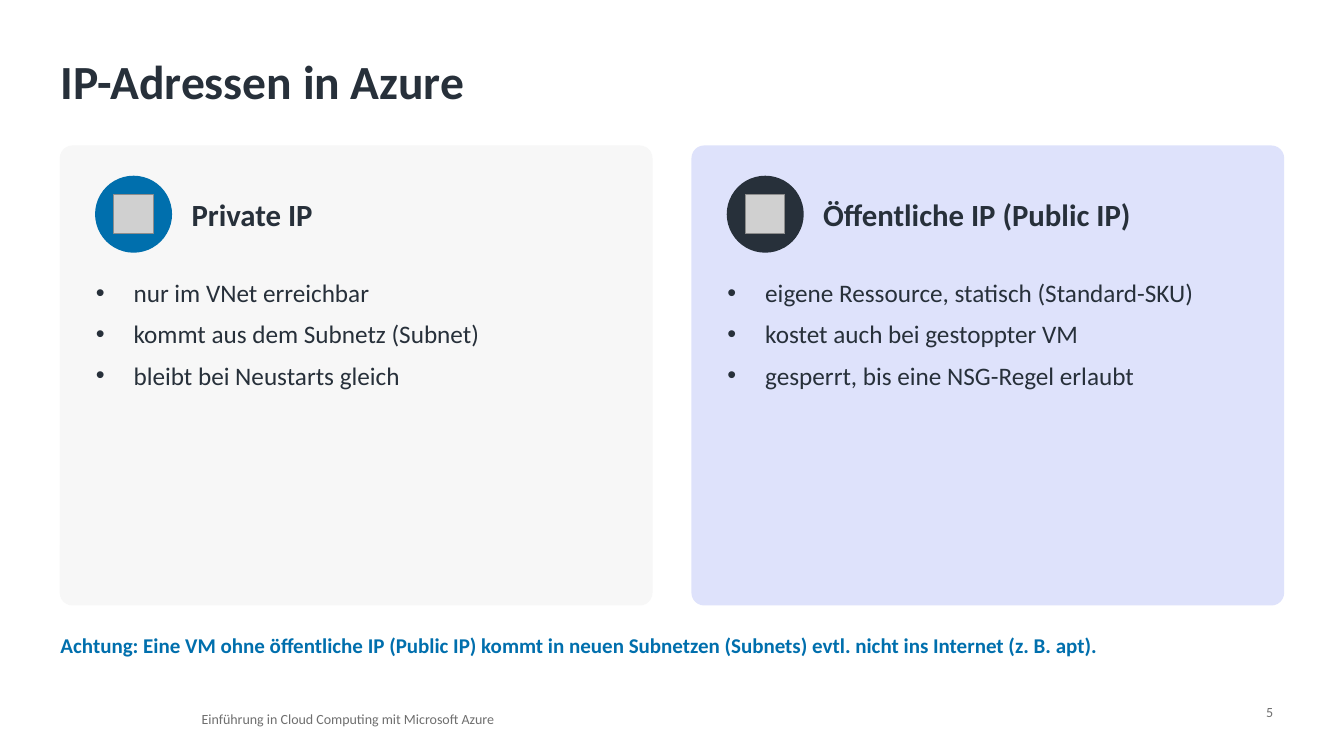
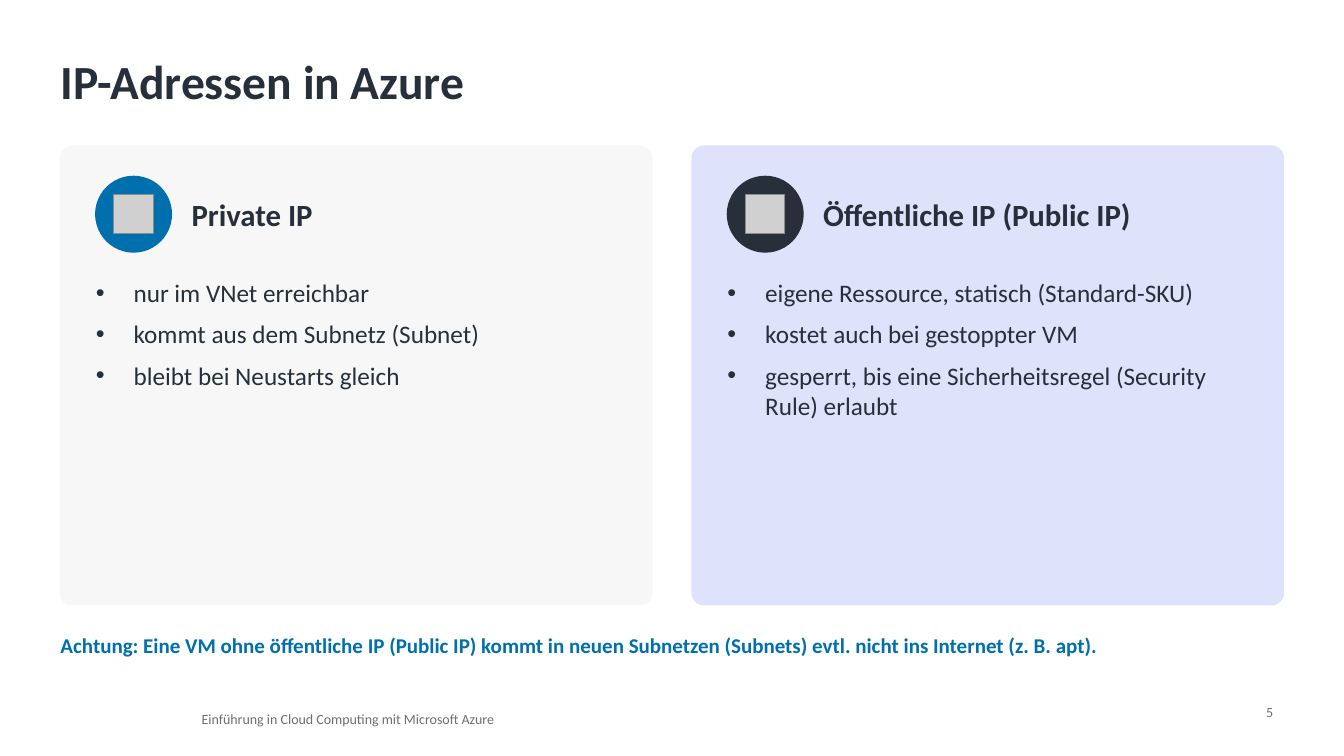
Before and after one commit to pat-teacher/azure-basics-training, a slide deck: slide 5 of praesentationen/input-06-azure-networking.pptx. Drawn at 1344x756 pixels with LibreOffice and Linux fonts; fonts in the diff are those of the drawing; grey boxes stand for pictures; background and template pictures are left out. Boxes give left, top, right and bottom in pixels: in the first picture for what was removed or moved away, otherwise in the second. Text is boxed around its words. In the diff, an @@ line names an element or a change of style, - is before the commit and + after.

Commit message:
Refactor terminology from NSG rules to Security Rules across documentation and codebase for consistency and clarity. Update related content in README, assignments, solutions, presentations, and glossary. Ensure all references to security rules are accurate and reflect current Azure terminology.

```diff
--- a/praesentationen/input-06-azure-networking.pptx
+++ b/praesentationen/input-06-azure-networking.pptx
@@ text at [765,367,1206,419]: text changed @@
-• gesperrt, bis eine NSG-Regel erlaubt
+• gesperrt, bis eine Sicherheitsregel (Security Rule) erlaubt
```
Also in this commit, not shown: 3 other slides changed, 17 other files.
